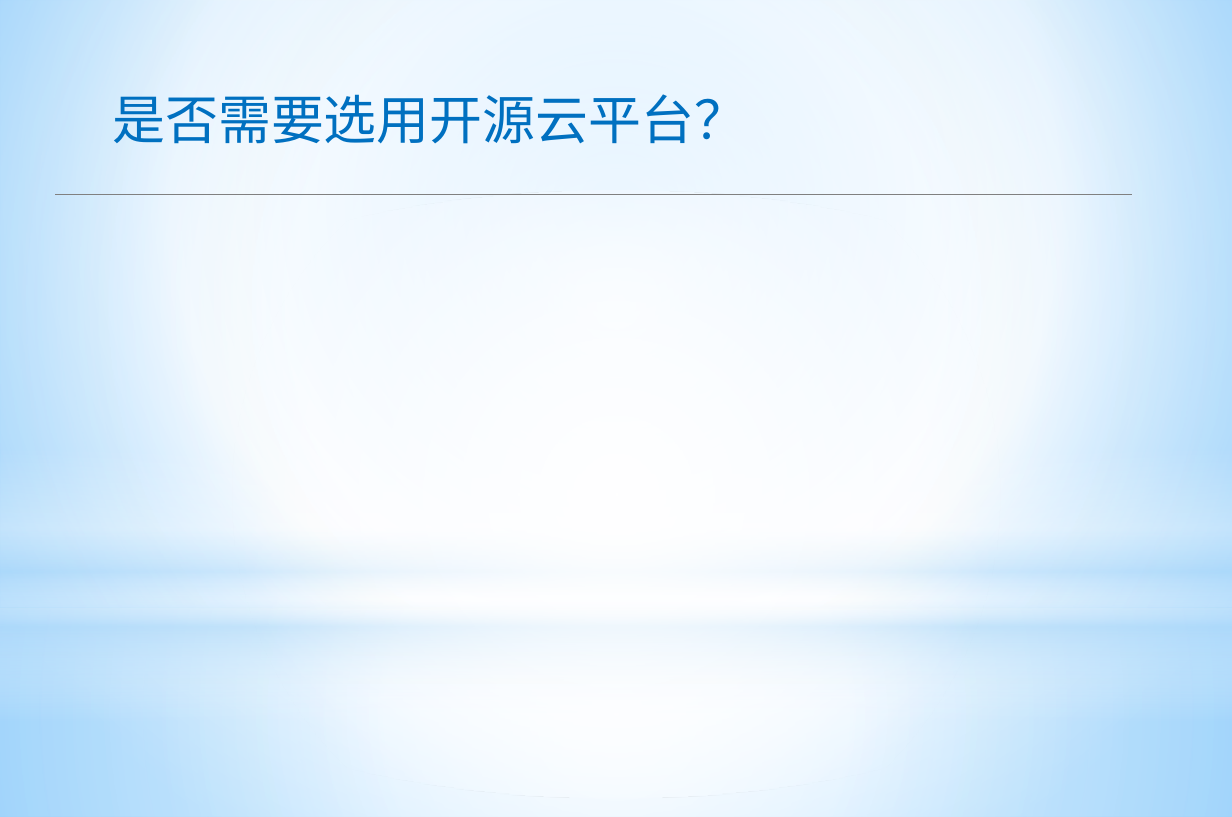
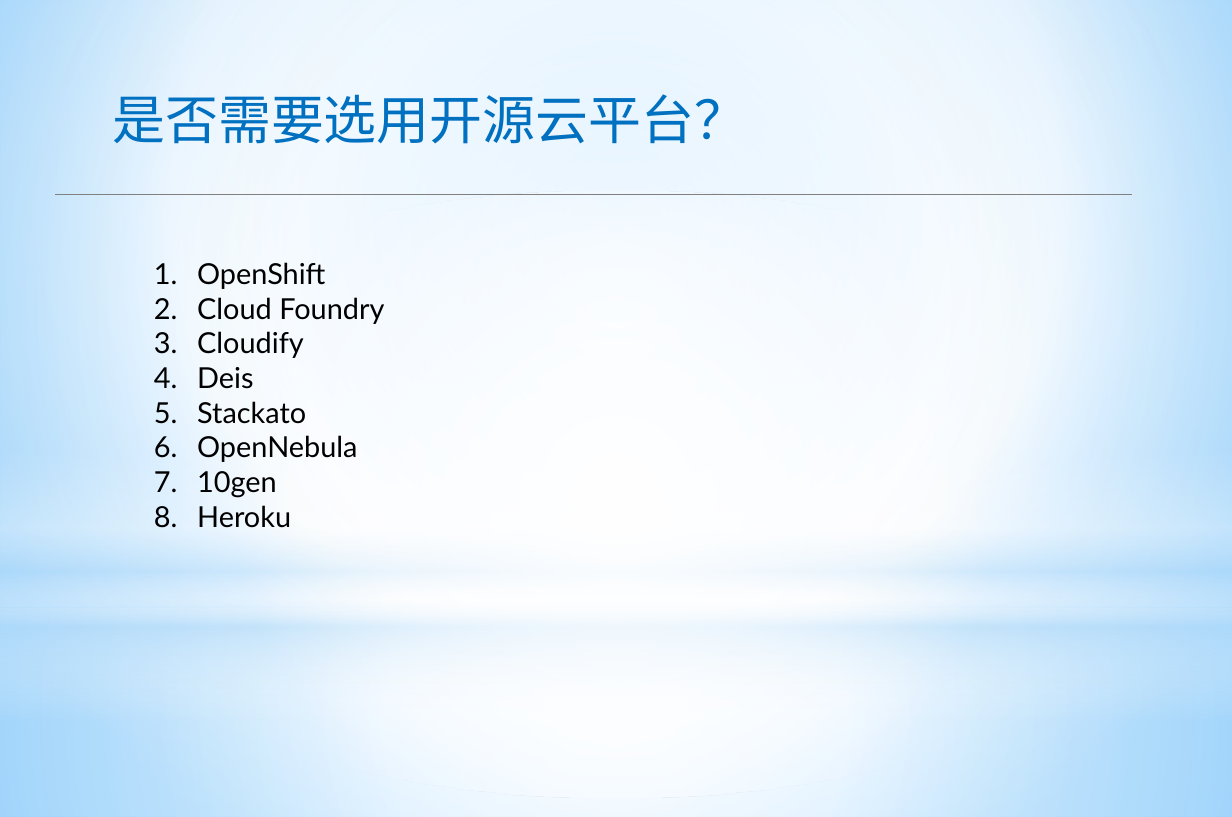
Before and after one commit to apporoad/DesignAndScheme2017, a slide deck: slide 2 of c云服务架构/Saas&Paas架构设计.pptx. Drawn at 1232x817 pixels with LibreOffice and Linux fonts; fonts in the diff are those of the drawing. Boxes give left, top, right and bottom in pixels: in the first picture for what was removed or moved away, otherwise in the second. Text is boxed around its words. In the diff, an @@ line names an element or a change of style, - is before the commit and + after.

Commit message:
add

```diff
--- a/c云服务架构/Saas&Paas架构设计.pptx
+++ b/c云服务架构/Saas&Paas架构设计.pptx
@@ text added at [197, 262, 384, 528], 24 pt, text #000000 @@
+1. OpenShift
+2. Cloud Foundry
+3. Cloudify
+4. Deis
+5. Stackato
+6. OpenNebula
+7. 10gen
+8. Heroku
```
Also in this commit, not shown: 1 slide added.
